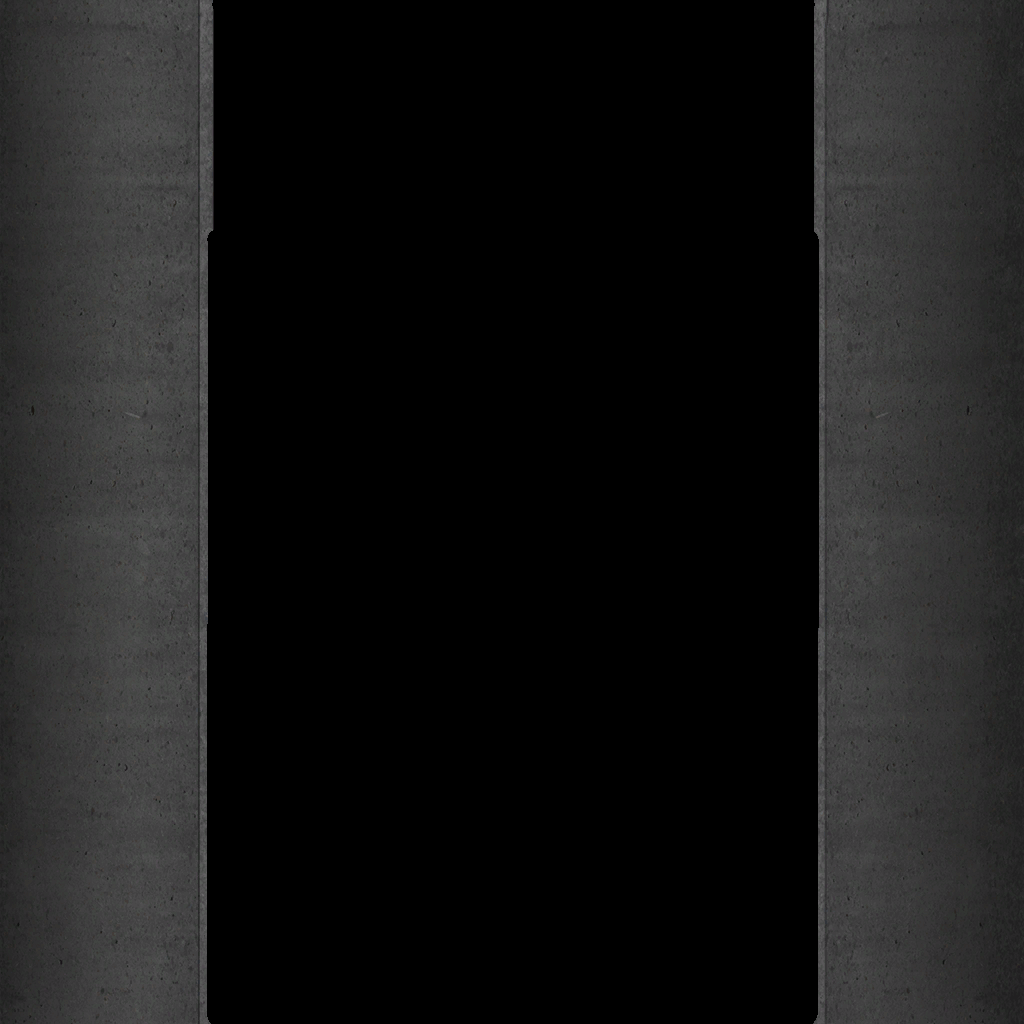
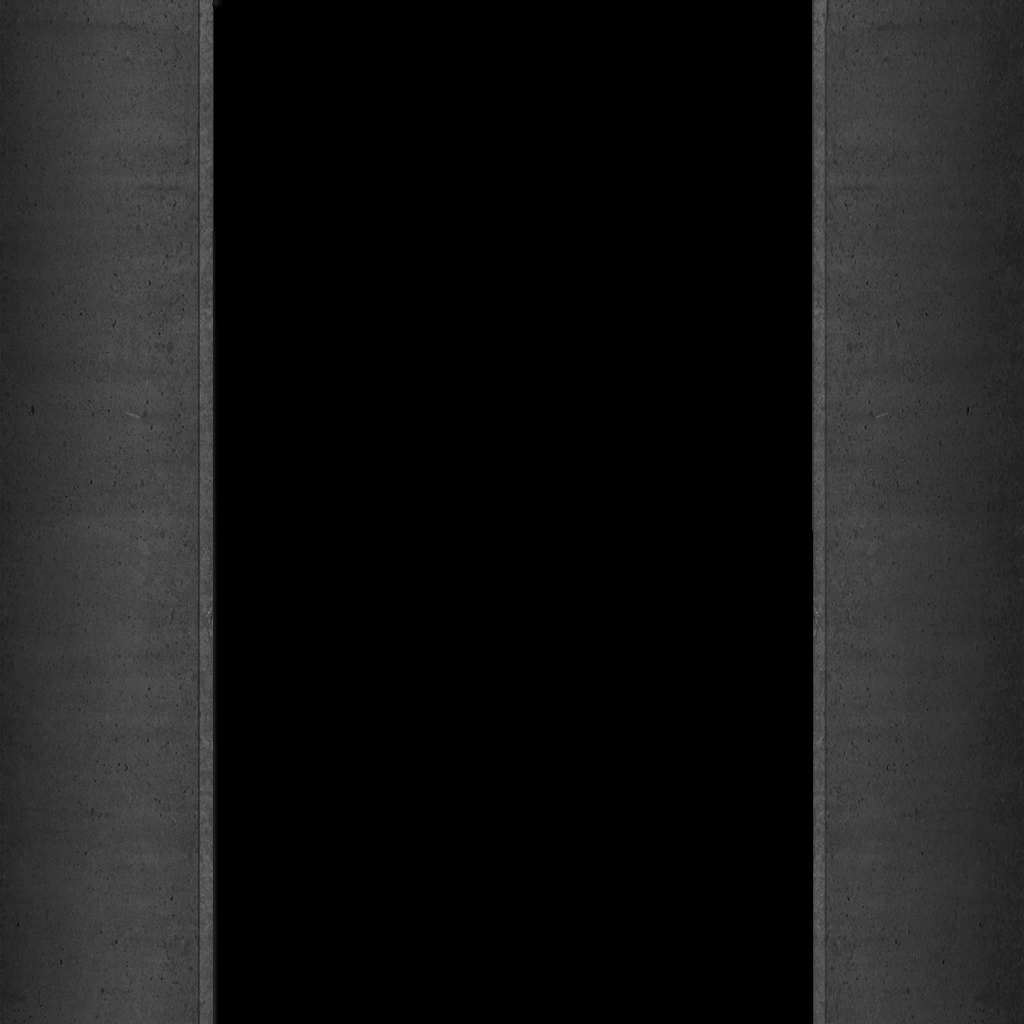
Two versions of the same layered image (1024 x 1024). Layer-by-layer changes:
painted on "Calque" over left=207, top=0, right=819, bottom=1024
